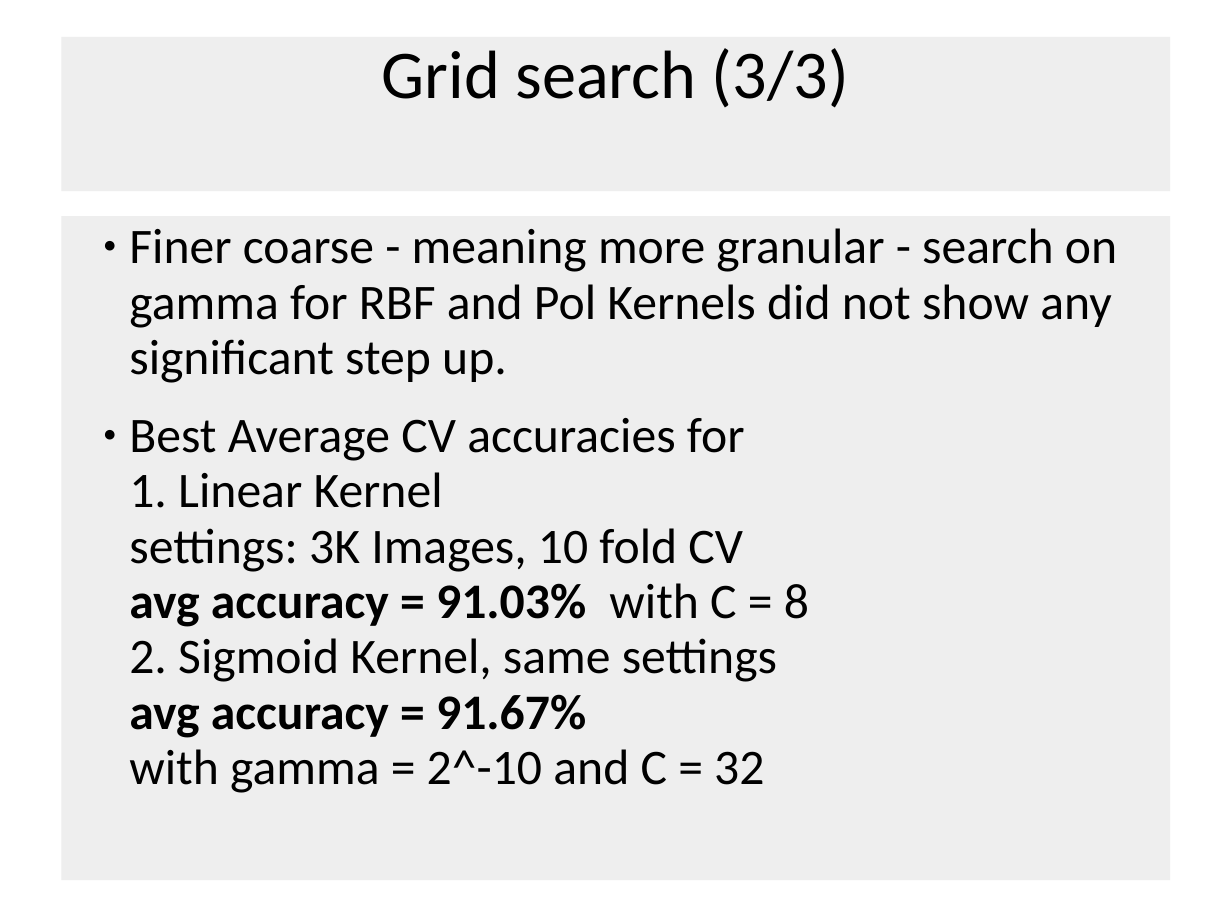
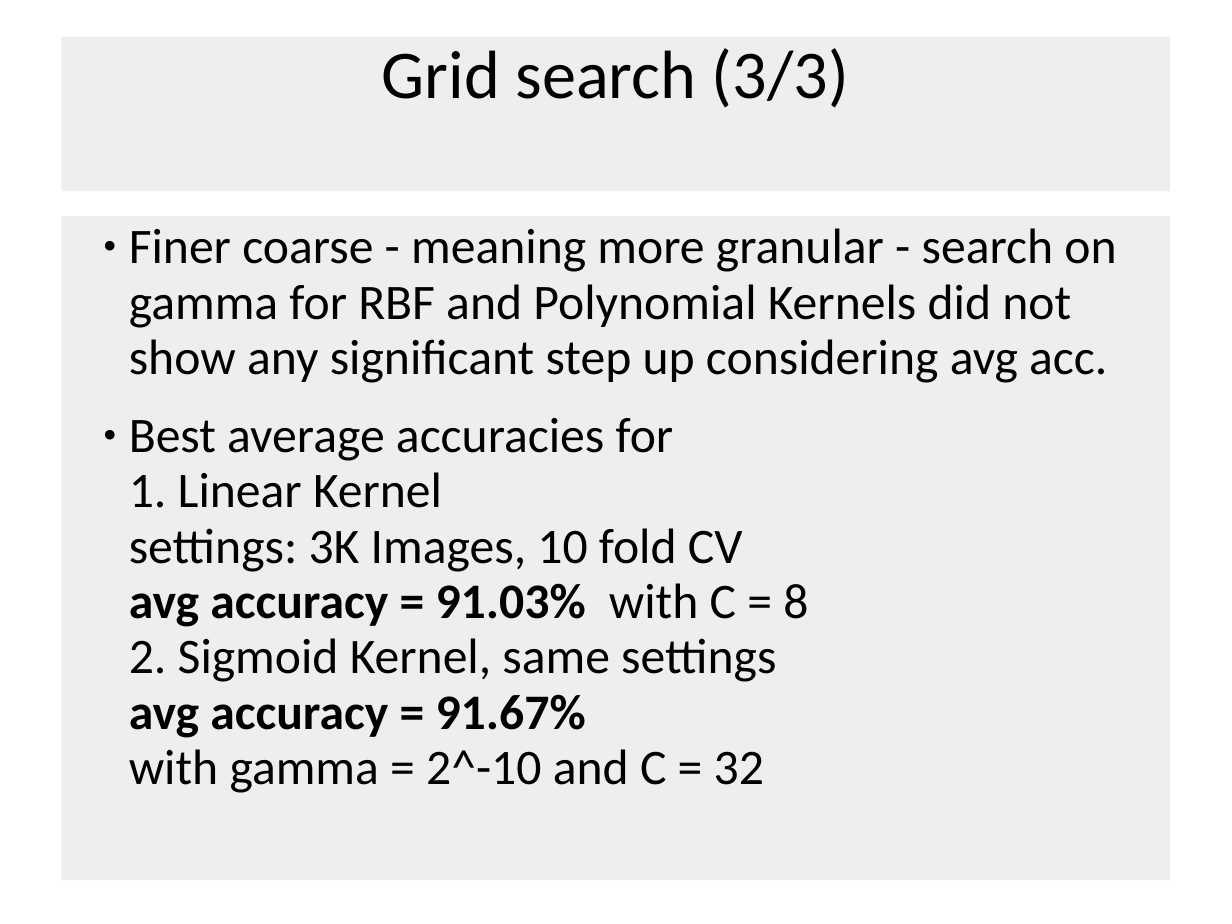
Before and after one commit to SebastianLukas/greenpatterns, a slide deck: slide 9 of OKNNow/Präsi.ppt. Drawn at 1232x924 pixels with LibreOffice and Linux fonts; fonts in the diff are those of the drawing; background and template pictures are left out. Boxes give left, top, right and bottom in pixels: in the first picture for what was removed or moved away, otherwise in the second. Text is boxed around its words. In the diff, an @@ line names an element or a change of style, - is before the commit and + after.

```diff
--- a/OKNNow/Präsi.ppt
+++ b/OKNNow/Präsi.ppt
@@ text at box(129, 228, 1116, 793): text changed @@
-● Finer coarse - meaning more granular - search on gamma for RBF and Pol Kernels did not show any significant step up.
-● Best Average CV accuracies for
-  1. Linear Kernel
-  settings: 3K Images, 10 fold CV
-  avg accuracy = 91.03% with C = 8
-  2. Sigmoid Kernel, same settings
-  avg accuracy = 91.67%
-  with gamma = 2^-10 and C = 32
+● Finer coarse - meaning more granular - search on gamma for RBF and Polynomial Kernels did not show any significant step up considering avg acc.
+● Best average accuracies for
+  1. Linear Kernel
+  settings: 3K Images, 10 fold CV
+  avg accuracy = 91.03% with C = 8
+  2. Sigmoid Kernel, same settings
+  avg accuracy = 91.67%
+  with gamma = 2^-10 and C = 32
```
Also in this commit, not shown: 8 other slides changed, 1 other file.
